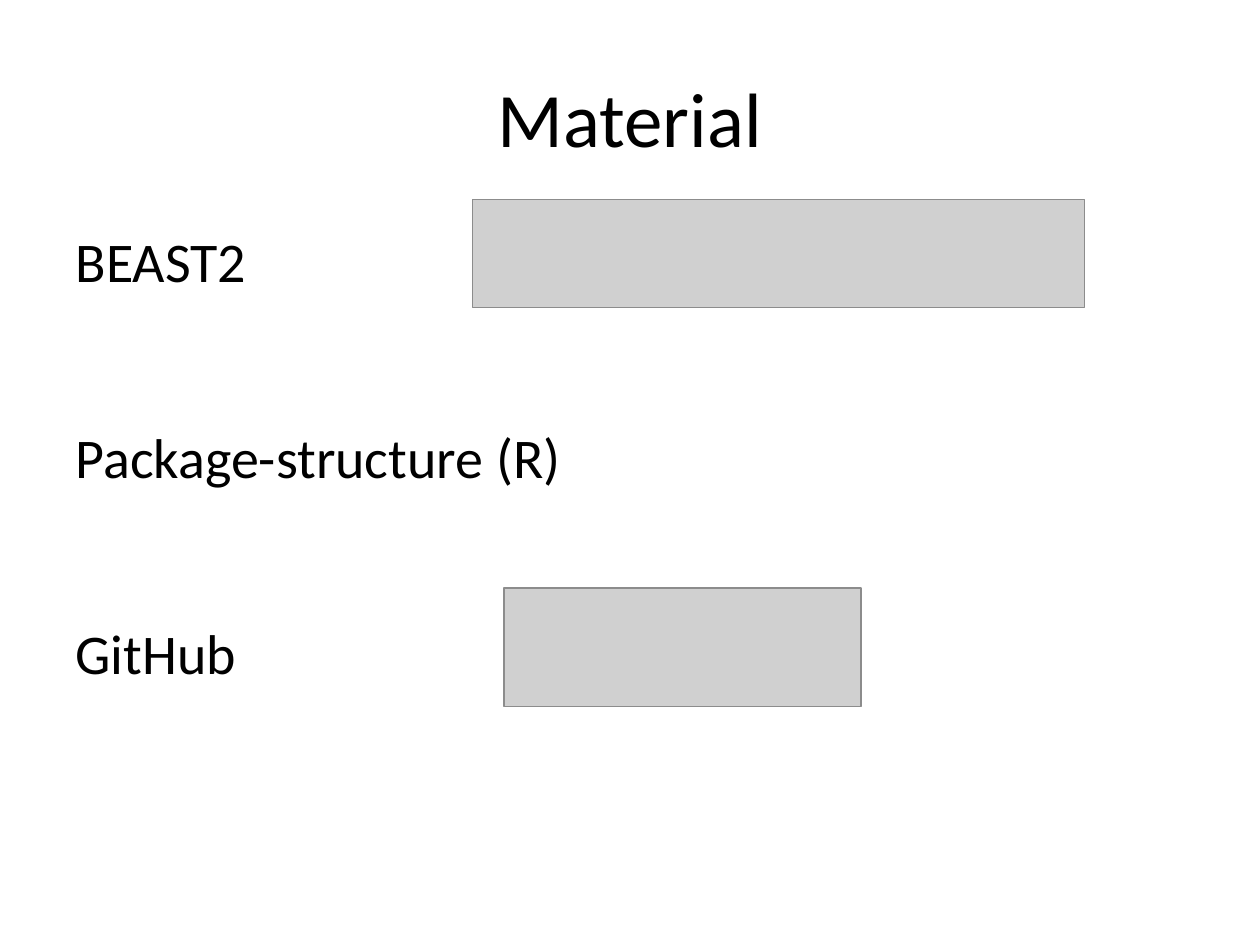
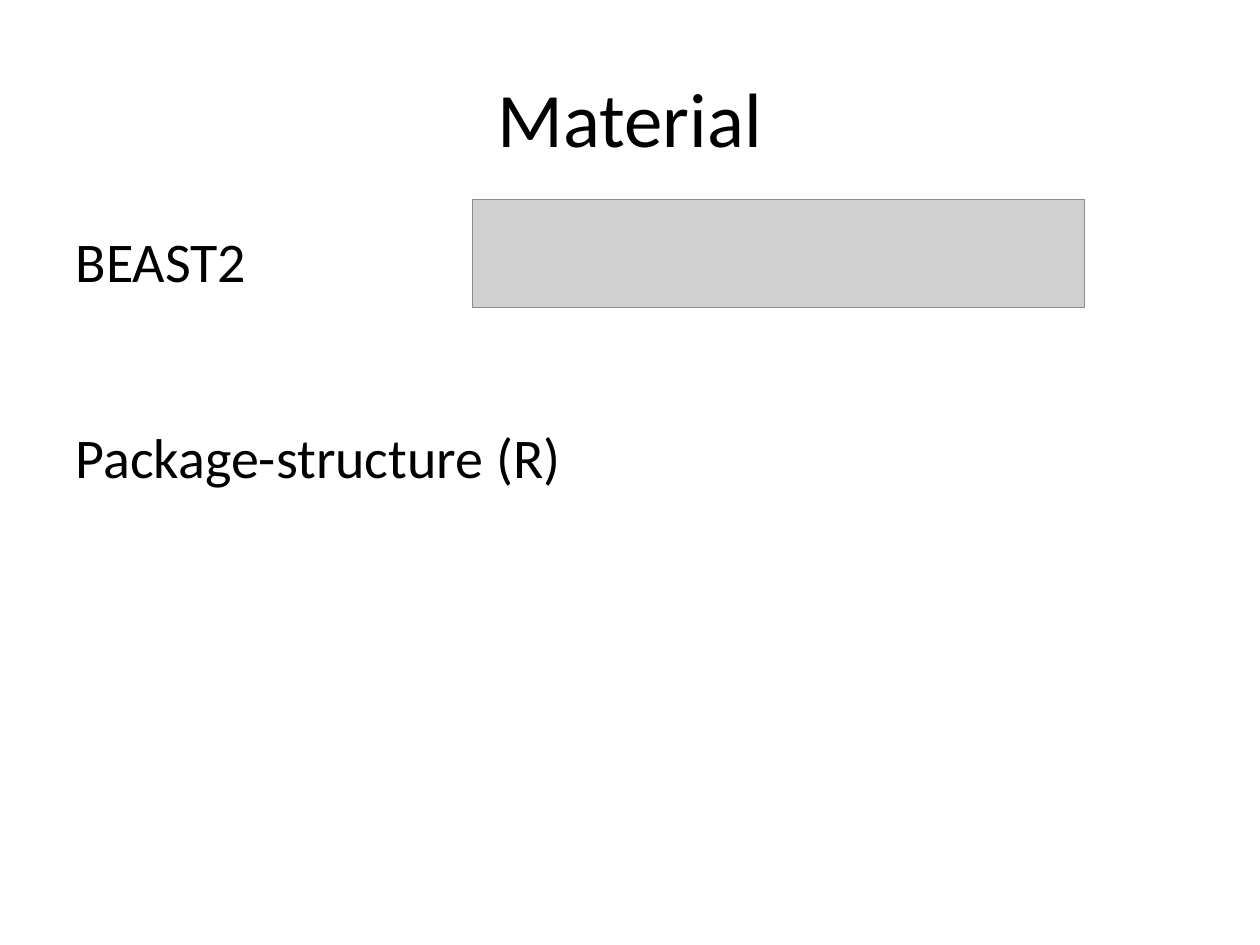
Before and after one commit to richelbilderbeek/Cer2016, a slide deck: slide 7 of doc/Cer2016_Femke Thon & Jolien Gay_V2.4.pptx. Drawn at 1260x945 pixels with LibreOffice and Linux fonts; fonts in the diff are those of the drawing; grey boxes stand for pictures. Boxes give left, top, right and bottom in pixels: in the first picture for what was removed or moved away, otherwise in the second. Text is boxed around its words. In the diff, an @@ line names an element or a change of style, - is before the commit and + after.

Commit message:
changes

```diff
--- a/doc/Cer2016_Femke Thon & Jolien Gay_V2.4.pptx
+++ b/doc/Cer2016_Femke Thon & Jolien Gay_V2.4.pptx
@@ picture removed at <box>504,588,861,707</box> @@
@@ text at <box>76,635,237,675</box>: paragraph removed @@
-GitHub
```
Also in this commit, not shown: 4 other slides changed.
